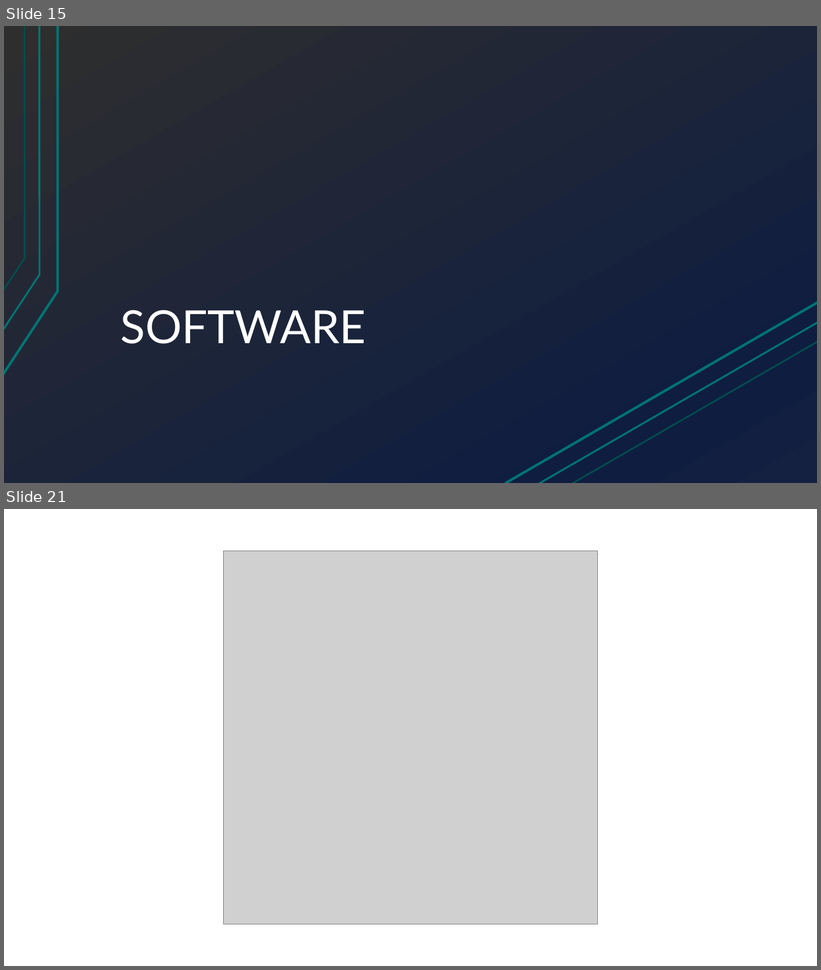
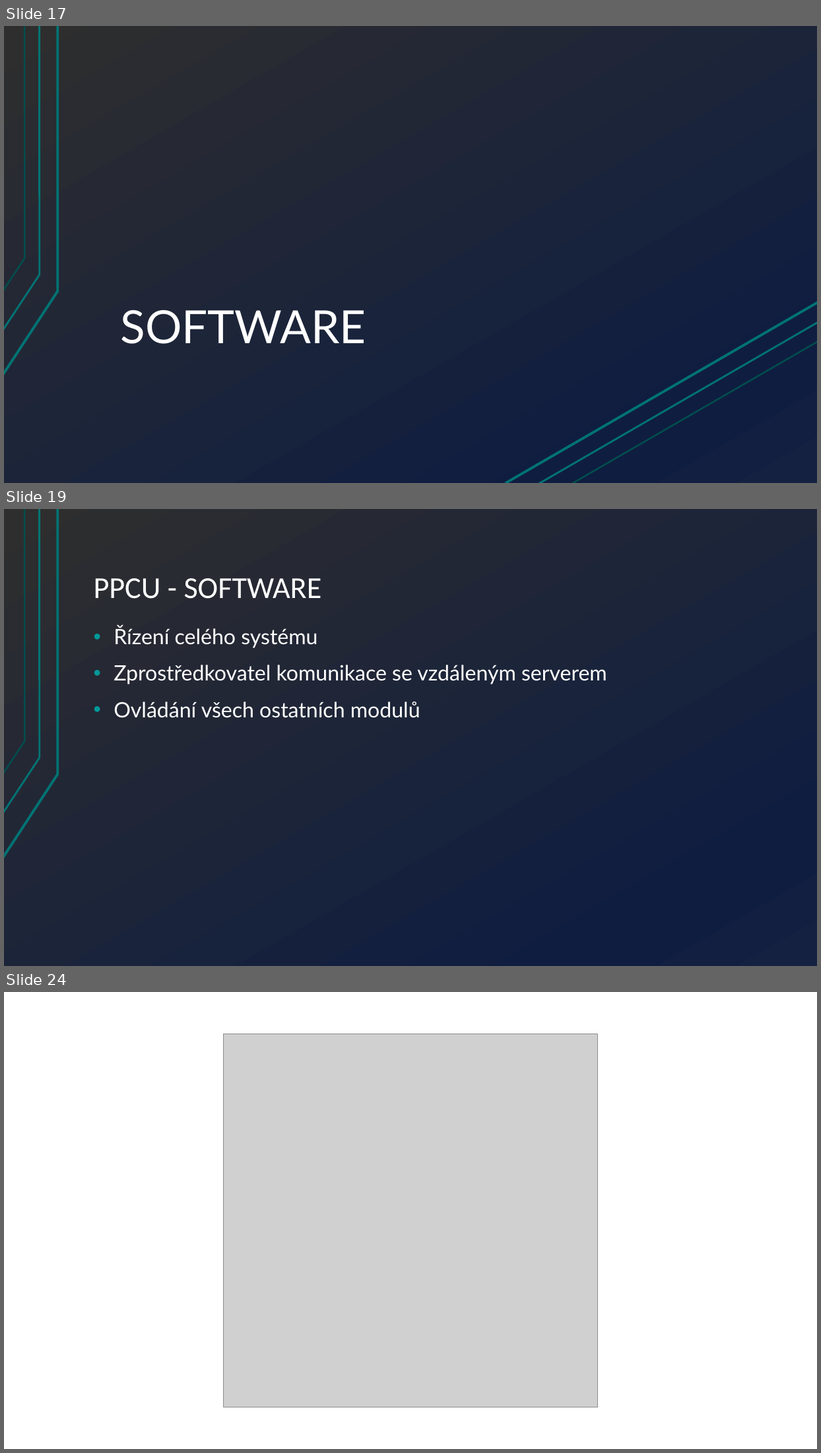
Before and after one commit to Hellpetros/SOC-2020-TEXT, a slide deck: PRESENTATION/SOČ-2020-PREZENTACE-ŠKOLNÍ_KOLO/ŠKOLNÍ KOLO.pptx. Shown one above the other, each under a label of ours: slides 15 and 21 before the commit, slides 17, 19 and 24 after it; the slides between them are not shown. The pictures are 821x970 and 821x1453 pixels, drawn with LibreOffice and Linux fonts; fonts in the diff are those of the drawing; grey boxes stand for pictures. Boxes give left, top, right and bottom in pixels: in the first picture for what was removed or moved away, otherwise in the second. Text is boxed around its words. In the diff, an @@ line names an element or a change of style, - is before the commit and + after.

```diff
--- a/PRESENTATION/SOČ-2020-PREZENTACE-ŠKOLNÍ_KOLO/ŠKOLNÍ KOLO.pptx
+++ b/PRESENTATION/SOČ-2020-PREZENTACE-ŠKOLNÍ_KOLO/ŠKOLNÍ KOLO.pptx
@@ slide 19 added at [4,509,817,966], background gradient #2E2E2E to #0F1D41 to #142242; not listed: 3 template elements that a slide beside it also shows @@
@@ title added at [94,578,322,599], 36 pt, text #FFFFFF @@
+PPCU - SOFTWARE
@@ text added at [114,626,607,718], 25 pt, text #FFFFFF @@
+• Řízení celého systému
+• Zprostředkovatel komunikace se vzdáleným serverem
+• Ovládání všech ostatních modulů
@@ what was slide 15 is now slide 17 @@
@@ what was slide 21 is now slide 24 @@
```
Also in this commit, not shown: 8 slides changed, 6 other slides added, 5 slides removed, 9 other files.
